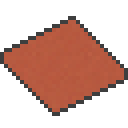
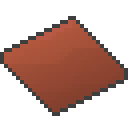
Before/after of a 128px x 128px layered artwork. What changed in the layer stack:
"BRICK.png": opacity 100% → 83%, painted on it over [4, 20, 124, 112]
added layer "Pasted Layer #2" above "Pasted Layer #1" over [4, 20, 124, 112]
